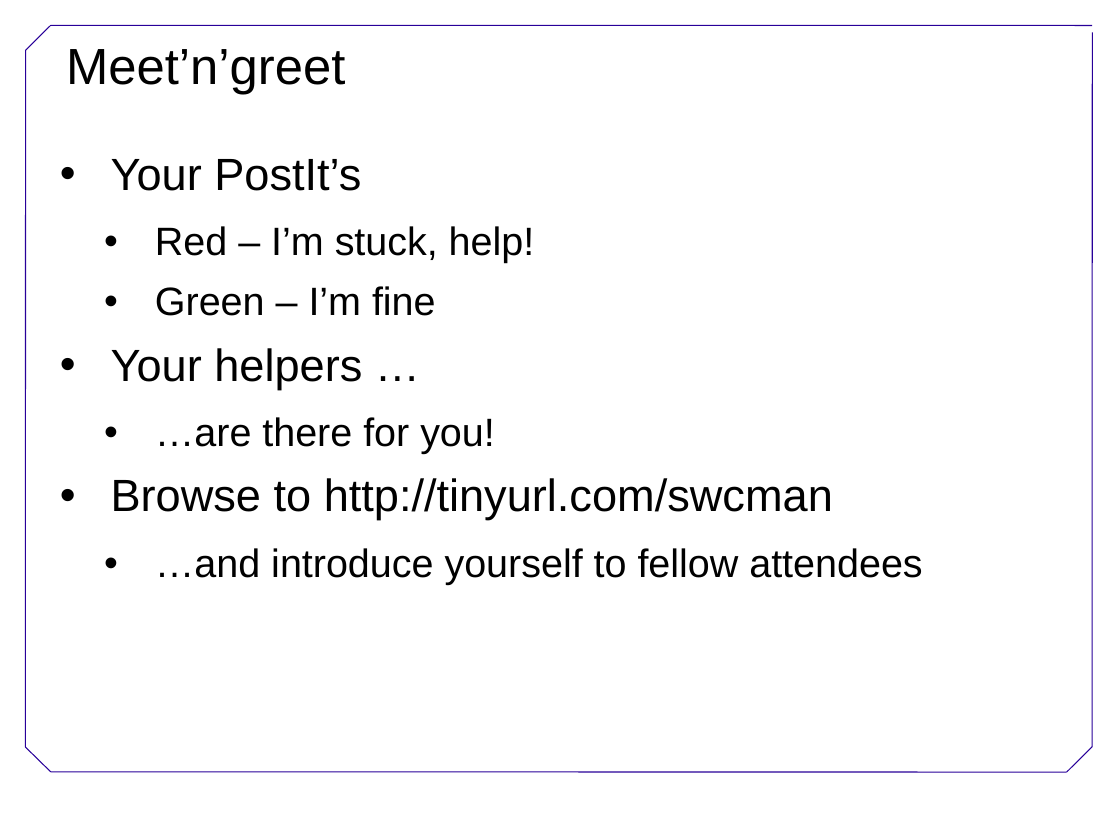
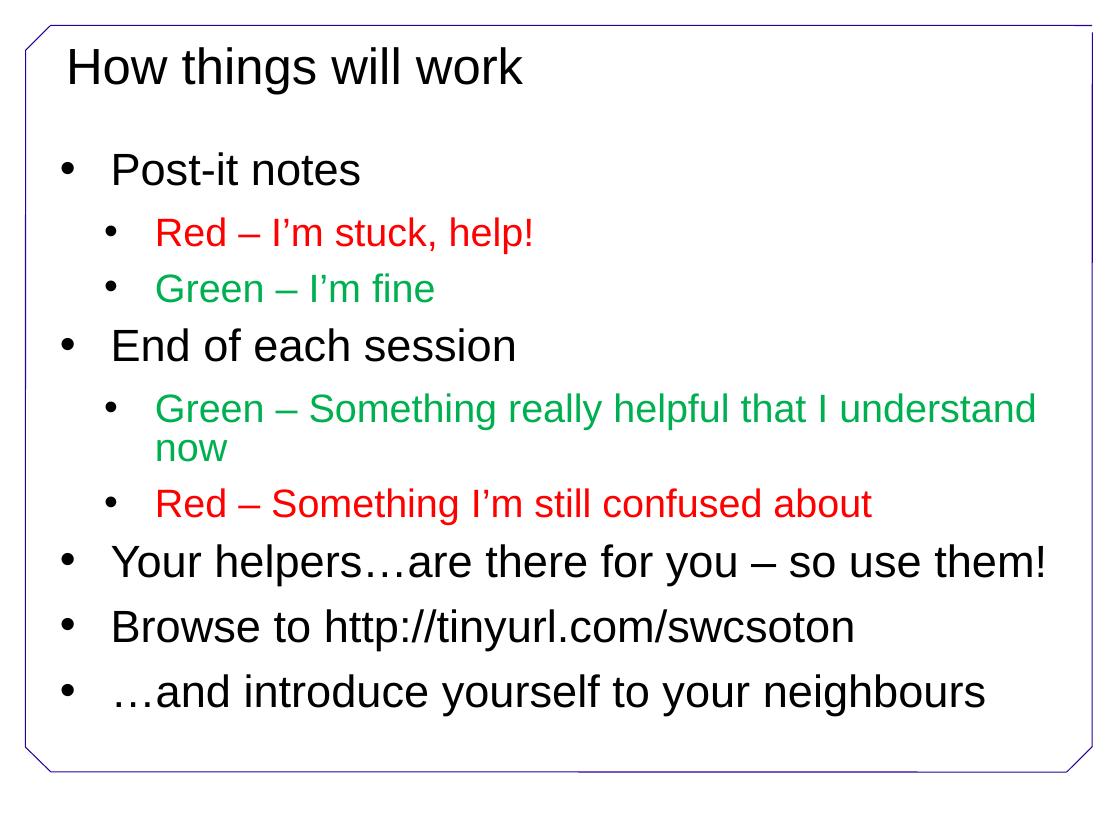
Before and after one commit to swcarpentry/DEPRECATED-boot-camps, a slide deck: slide 7 of Welcome.ppt. Drawn at 1120x840 pixels with LibreOffice and Linux fonts; fonts in the diff are those of the drawing; background and template pictures are left out. Boxes give left, top, right and bottom in pixels: in the first picture for what was removed or moved away, otherwise in the second. Text is boxed around its words. In the diff, an @@ line names an element or a change of style, - is before the commit and + after.

```diff
--- a/Welcome.ppt
+++ b/Welcome.ppt
@@ title at [66,47,523,94]: text changed @@
-Meet’n’greet
+How things will work
@@ text at [111,152,361,186]: text changed @@
-• Your PostIt’s
+• Post-it notes
@@ text at [155,217,535,303]: text colour #000000 to #FF0000 in "Red – I’m stuck, help!"; text colour #000000 to #00B050 in "Green – I’m fine"; line spacing 0.93 to 0.83 @@
@@ text at [111,328,1047,716]: text changed; size 28 to 32 pt @@
-• Your helpers …
-  • …are there for you!
-• Browse to http://tinyurl.com/swcman
-  • …and introduce yourself to fellow attendees
+• End of each session
+  • Green – Something really helpful that I understand now
+  • Red – Something I’m still confused about
+• Your helpers…are there for you – so use them!
+• Browse to http://tinyurl.com/swcsoton
+• …and introduce yourself to your neighbours
```
Also in this commit, not shown: 2 other slides changed, 2 slides added, 2 slides removed, 1 other file.
